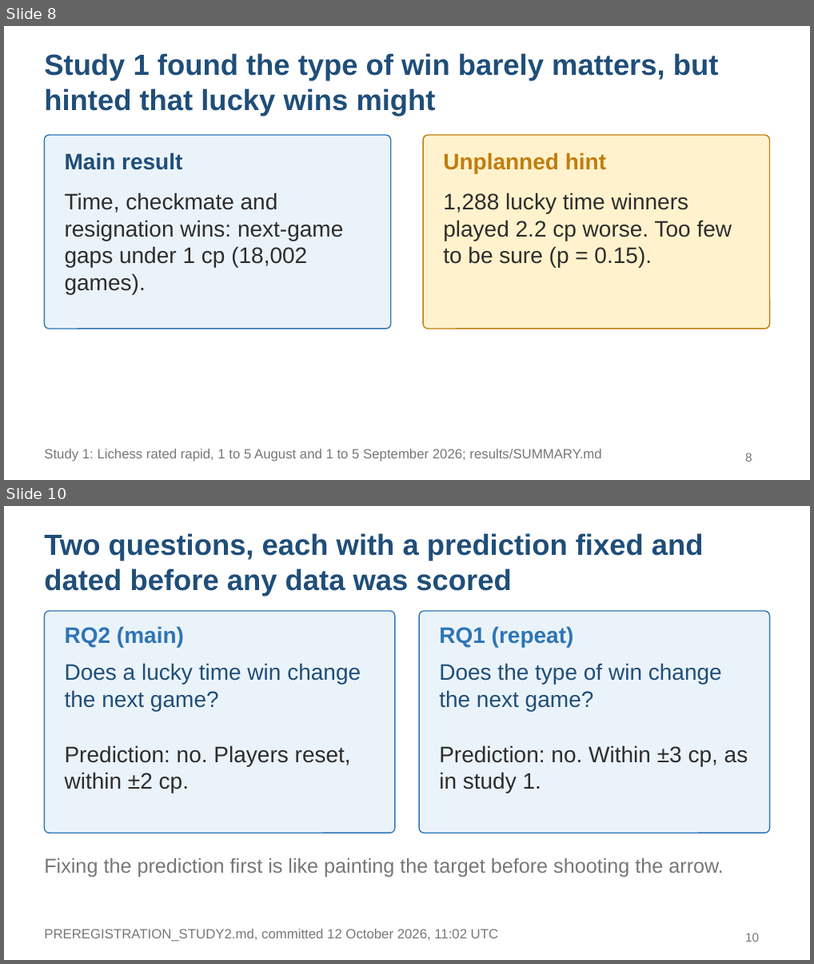
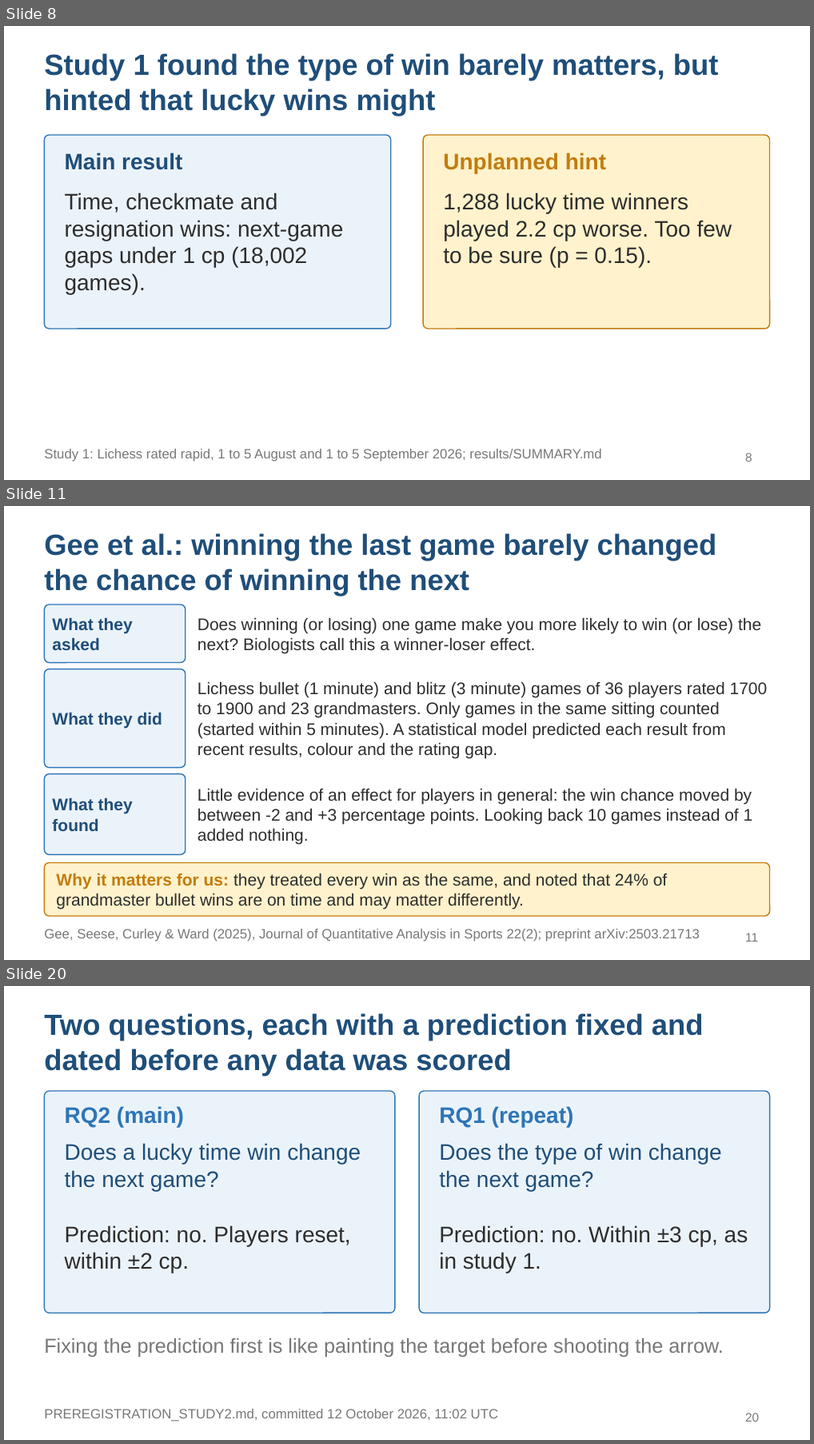
Before and after one commit to KaranaGulati/ContinuedLearningResearch, a slide deck: slides/study2-final.pptx. Shown one above the other, each under a label of ours: slides 8 and 10 before the commit, slides 8, 11 and 20 after it; the slides between them are not shown. The pictures are 814x964 and 814x1444 pixels, drawn with LibreOffice and Linux fonts; fonts in the diff are those of the drawing. Boxes give left, top, right and bottom in pixels: in the first picture for what was removed or moved away, otherwise in the second. Text is boxed around its words. In the diff, an @@ line names an element or a change of style, - is before the commit and + after.

```diff
--- a/slides/study2-final.pptx
+++ b/slides/study2-final.pptx
@@ slide 11 added at box(4, 506, 810, 960), background #FFFFFF @@
@@ title added at box(44, 533, 718, 596), 26 pt, text #1F4E79, bold @@
+Gee et al.: winning the last game barely changed the chance of winning the next
@@ rounded rectangle added at box(44, 604, 186, 663), fill #EBF3FA, outline #2E75B6 1 pt @@
@@ text added at box(52, 617, 133, 650), 15 pt, text #1F4E79, bold @@
+What they asked
@@ text added at box(198, 617, 762, 653), 15 pt, text #2D2D2D @@
+Does winning (or losing) one game make you more likely to win (or lose) the next? Biologists call this a winner-loser effect.
@@ rounded rectangle added at box(44, 669, 186, 768), fill #EBF3FA, outline #2E75B6 1 pt @@
@@ text added at box(198, 681, 768, 758), 15 pt, text #2D2D2D @@
+Lichess bullet (1 minute) and blitz (3 minute) games of 36 players rated 1700 to 1900 and 23 grandmasters. Only games in the same sitting counted (started within 5 minutes). A statistical model predicted each result from recent results, colour and the rating gap.
@@ text added at box(52, 712, 162, 728), 15 pt, text #1F4E79, bold @@
+What they did
@@ rounded rectangle added at box(44, 774, 186, 854), fill #EBF3FA, outline #2E75B6 1 pt @@
@@ text added at box(198, 788, 754, 844), 15 pt, text #2D2D2D @@
+Little evidence of an effect for players in general: the win chance moved by between -2 and +3 percentage points. Looking back 10 games instead of 1 added nothing.
@@ text added at box(52, 797, 133, 831), 15 pt, text #1F4E79, bold @@
+What they found
@@ rounded rectangle added at box(44, 863, 770, 916), fill #FFF2CC, outline #C27C0E 1 pt @@
@@ text added at box(56, 872, 667, 909), 15 pt, text #2D2D2D @@
+Why it matters for us: they treated every win as the same, and noted that 24% of grandmaster bullet wins are on time and may matter differently.
@@ text added at box(44, 928, 699, 941), 12 pt, text #777777 @@
+Gee, Seese, Curley & Ward (2025), Journal of Quantitative Analysis in Sports 22(2); preprint arXiv:2503.21713
@@ page number added at box(746, 932, 758, 941), 11 pt, text #777777 @@
+11
@@ what was slide 10 is now slide 20 @@
@@ page number at box(746, 1412, 759, 1421): text changed @@
-10
+20
```
Also in this commit, not shown: 6 slides changed, 9 other slides added, 2 other files.
